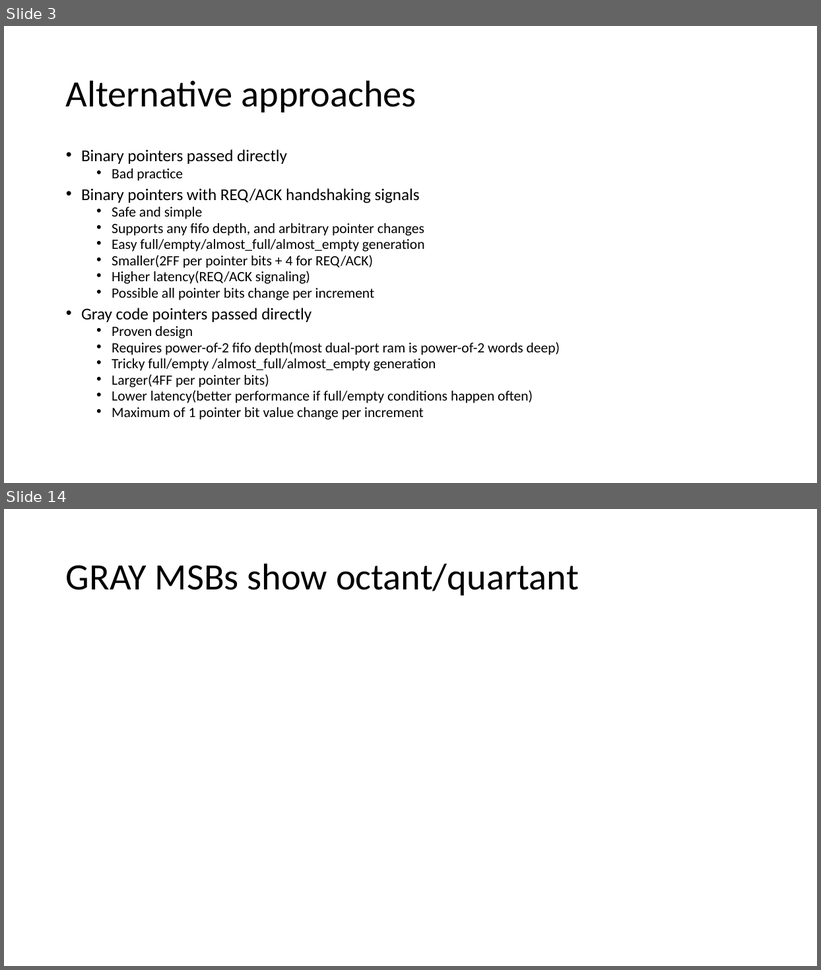
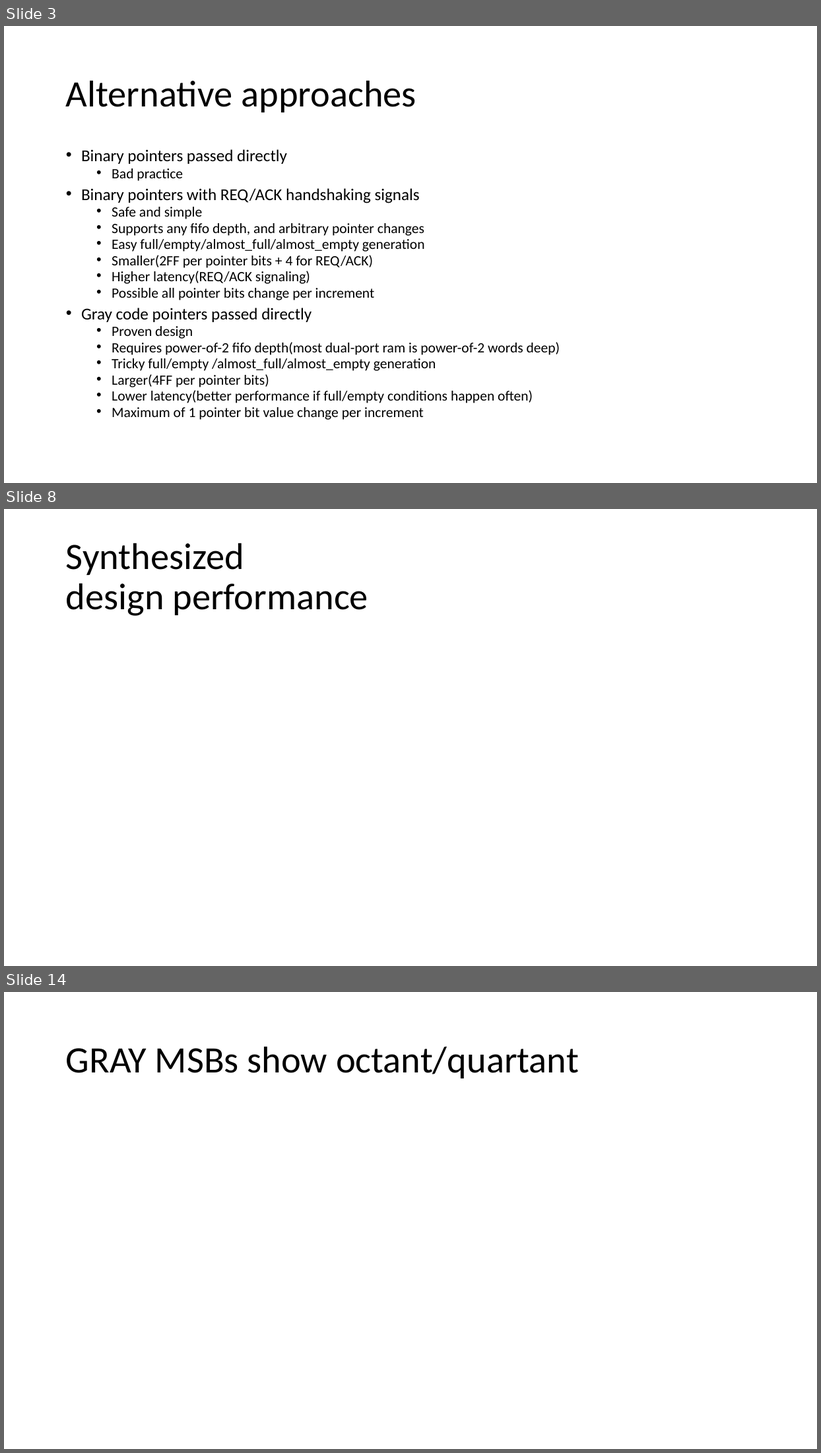
Before and after one commit to lepaulse/fifo, a slide deck: Asynchronous FIFO.pptx. Shown one above the other, each under a label of ours: slides 3 and 14 before the commit, slides 3, 8 and 14 after it; the slides between them are not shown. The pictures are 821x970 and 821x1453 pixels, drawn with LibreOffice and Linux fonts; fonts in the diff are those of the drawing. Boxes give left, top, right and bottom in pixels: in the first picture for what was removed or moved away, otherwise in the second. Text is boxed around its words. In the diff, an @@ line names an element or a change of style, - is before the commit and + after.

```diff
--- a/Asynchronous FIFO.pptx
+++ b/Asynchronous FIFO.pptx
@@ slide 8 added at box(4, 509, 817, 966), background #FFFFFF @@
@@ title added at box(66, 543, 368, 616), 44 pt, text #000000 @@
+Synthesized
+design performance
```
Also in this commit, not shown: 5 slides changed, 4 other slides added, 5 slides removed, 3 other files.
